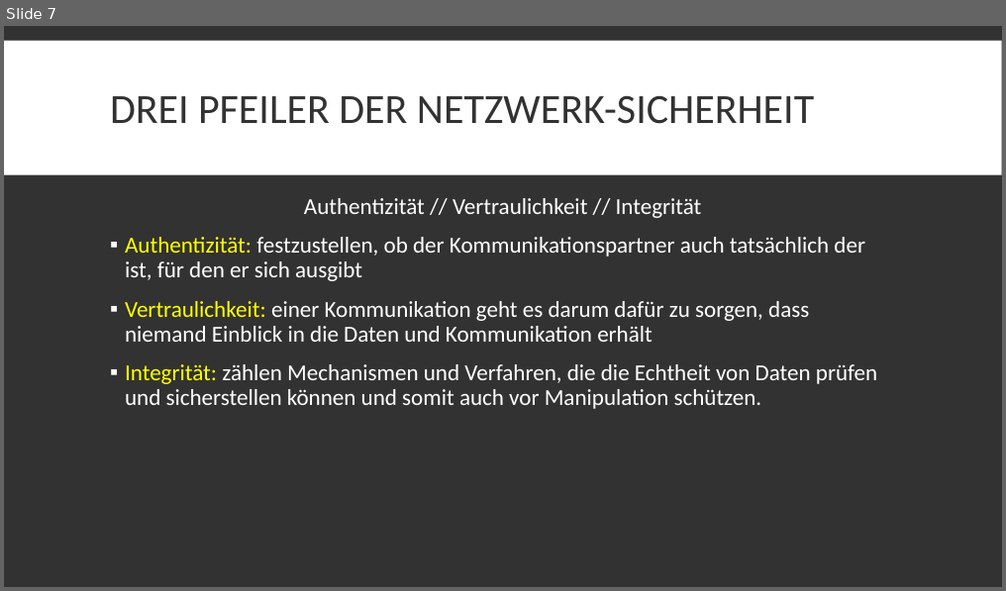
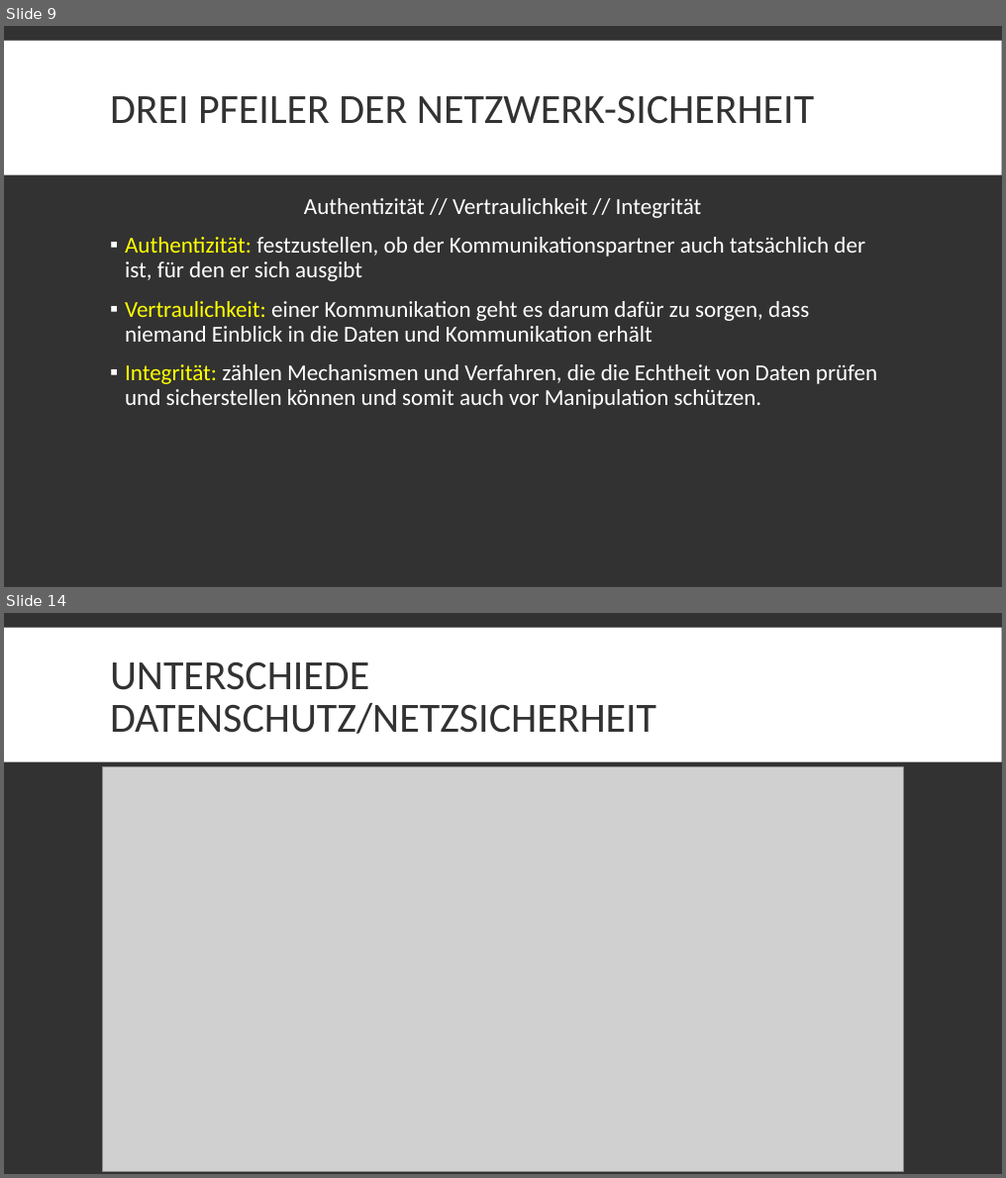
Before and after one commit to DerM0narch/TA_ITECH, a slide deck: Datenschutz_Netzwerksicherheit.pptx. Shown one above the other, each under a label of ours: slide 7 before the commit, slides 9 and 14 after it; the slides between them are not shown. The pictures are 1006x591 and 1006x1178 pixels, drawn with LibreOffice and Linux fonts; fonts in the diff are those of the drawing; grey boxes stand for pictures. Boxes give left, top, right and bottom in pixels: in the first picture for what was removed or moved away, otherwise in the second. Text is boxed around its words. In the diff, an @@ line names an element or a change of style, - is before the commit and + after.

```diff
--- a/Datenschutz_Netzwerksicherheit.pptx
+++ b/Datenschutz_Netzwerksicherheit.pptx
@@ slide 14 added at <box>4,613,1002,1174</box>, background #323232; not listed: 1 template element that a slide beside it also shows @@
@@ title added at <box>110,662,656,734</box>, 40 pt, text #323232 @@
+UNTERSCHIEDE DATENSCHUTZ/NETZSICHERHEIT
@@ picture added at <box>103,767,904,1171</box> @@
@@ what was slide 7 is now slide 9 @@
```
Also in this commit, not shown: 3 slides changed, 6 other slides added, 1 other file.
